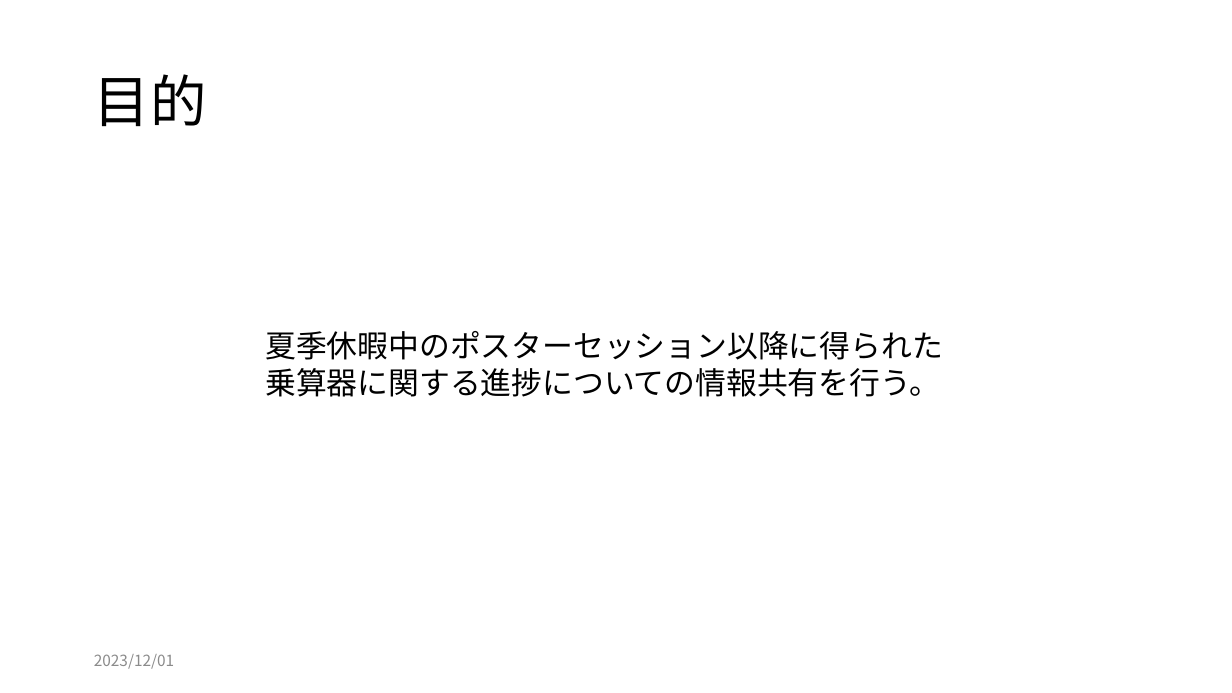
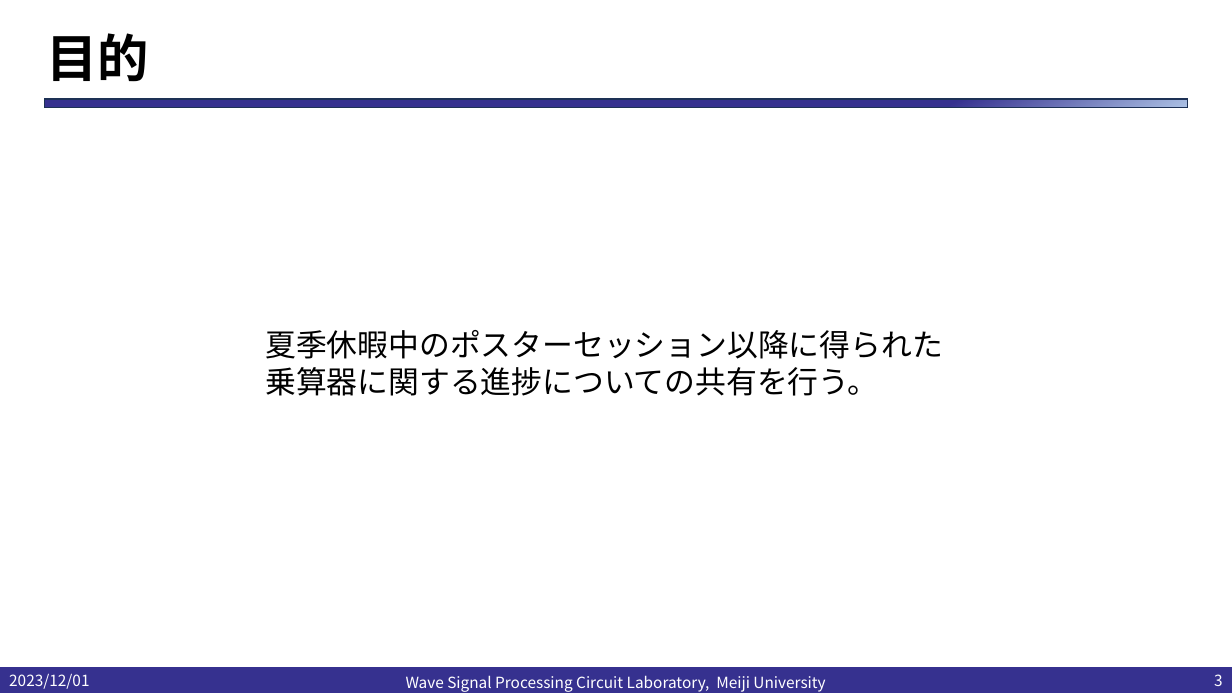
Before and after one commit to kjm-desktop10400/reserch, a slide deck: slide 3 of folded_gilbert/seminar/20231205/20231201小島光.pptx. Drawn at 1232x693 pixels with LibreOffice and Linux fonts; fonts in the diff are those of the drawing; background and template pictures are left out. Boxes give left, top, right and bottom in pixels: in the first picture for what was removed or moved away, otherwise in the second. Text is boxed around its words. In the diff, an @@ line names an element or a change of style, - is before the commit and + after.

```diff
--- a/folded_gilbert/seminar/20231205/20231201小島光.pptx
+++ b/folded_gilbert/seminar/20231205/20231201小島光.pptx
@@ title "目的": place and size @@
-title "目的" at (94,74,207,127)
+title "目的" at (47,33,150,82)
@@ title "目的" at (47,33,150,82): size 44 to 40 pt, bold on @@
@@ rectangle added at (44,99,1188,107), fill gradient #36318F to #ABC0E4 to #C7D5ED, outline #1E3256 1 pt @@
@@ text at (265,330,943,396): text changed @@
-夏季休暇中のポスターセッション以降に得られた乗算器に関する進捗についての情報共有を行う。
+夏季休暇中のポスターセッション以降に得られた乗算器に関する進捗についての共有を行う。
@@ text "2023/12/01": place and size @@
-text "2023/12/01" at (94,654,174,669)
+text "2023/12/01" at (9,673,89,689)
@@ text "2023/12/01" at (9,673,89,689): text colour #8C8C8C to #FFFFFF @@
@@ rectangle added at (0,668,1232,693), fill #36318F, outline #36318F 1 pt @@
@@ text added at (406,675,825,692), 12 pt, text #FFFFFF @@
+Wave Signal Processing Circuit Laboratory, Meiji University
@@ page number added at (1214,674,1223,686), 12 pt, text #FFFFFF @@
+3
```
Also in this commit, not shown: 7 other slides changed, 15 slides added, 10 other files.
